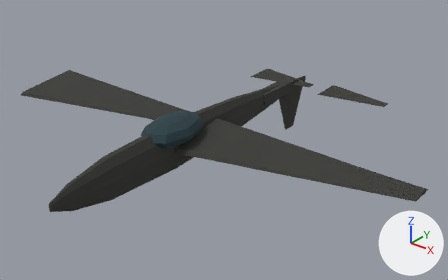
The glTF model game/assets/units/b26_Destroyed.glb: old version first, new version second.
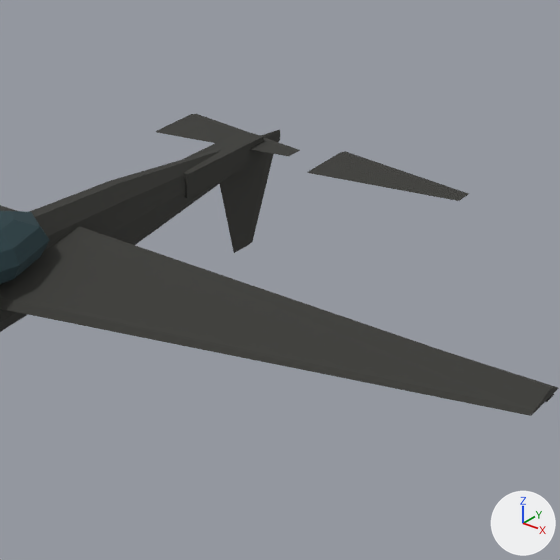
There are two pictures of each version: one whole from a 50 mm lens placed at (17.19, -20.02, 14.46), pointed at (0.71, 0.58, 1.68), one close up on the part from 41% to 96% of the width and 7% to 95% of the height. The lights are fixed; the arrows at lower right show +X, +Y and +Z. The first two pictures are the older version. Where no turn or scale is listed for an object, it has been applied to the vertices.

The first close-up shows 'Cockpit', 'Elevator_L', 'Elevator_R', 'Fuselage', 'Rudder', 'TailBoom', 'Wing_R' and 1 more.
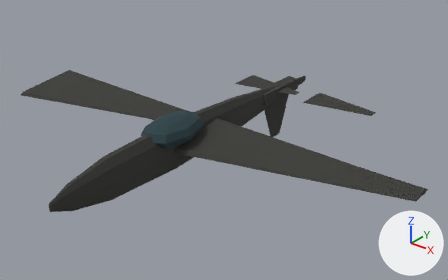
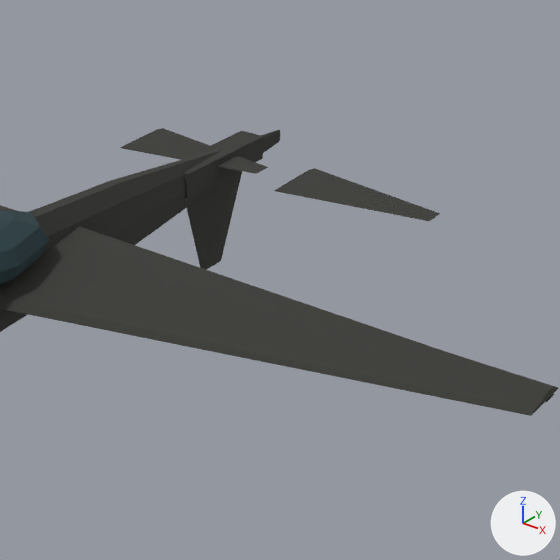
Where the change shows, as pixel boxes [x1, y1, x2, y2] in the close-ups (560 x 560 px):
'Elevator_R', moved: before [307, 151, 468, 201]; after [275, 168, 440, 221]
'Rudder', moved: before [220, 152, 273, 253]; after [187, 171, 242, 270]
'Elevator_L', moved: before [156, 114, 300, 156]; after [120, 128, 268, 174]

The edits, one by one:
Object 'Elevator_L' (ob_elevator_l) moves from (-2.16, 7.39, 2.5) to (-2.16, 5.98, 2.5).
Object 'Elevator_R' (ob_elevator_r) moves from (2.16, 7.39, 2.5) to (2.16, 5.98, 2.5).
Object 'Rudder' (ob_rudder) moves from (0.0, 7.39, 2.37) to (0.0, 5.98, 2.37).
